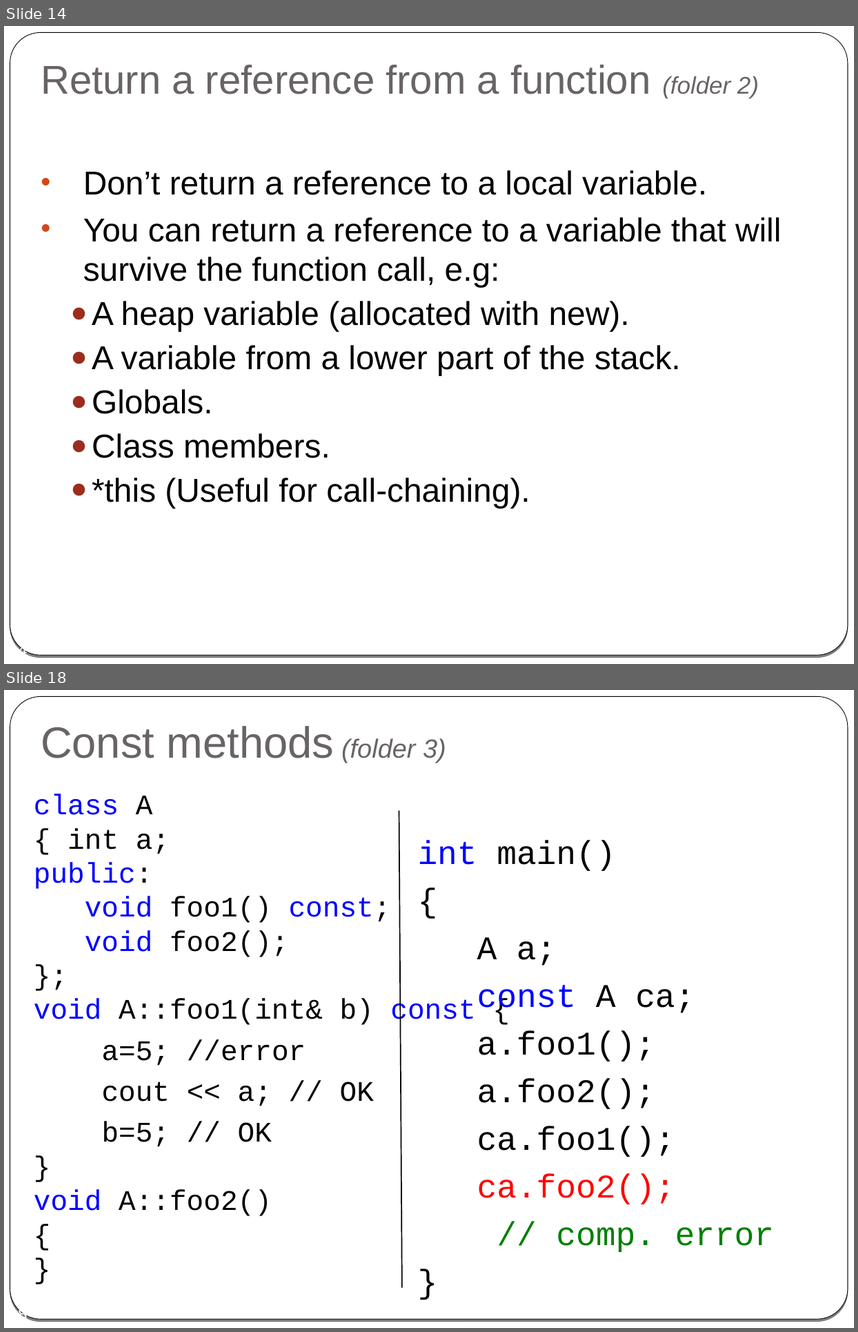
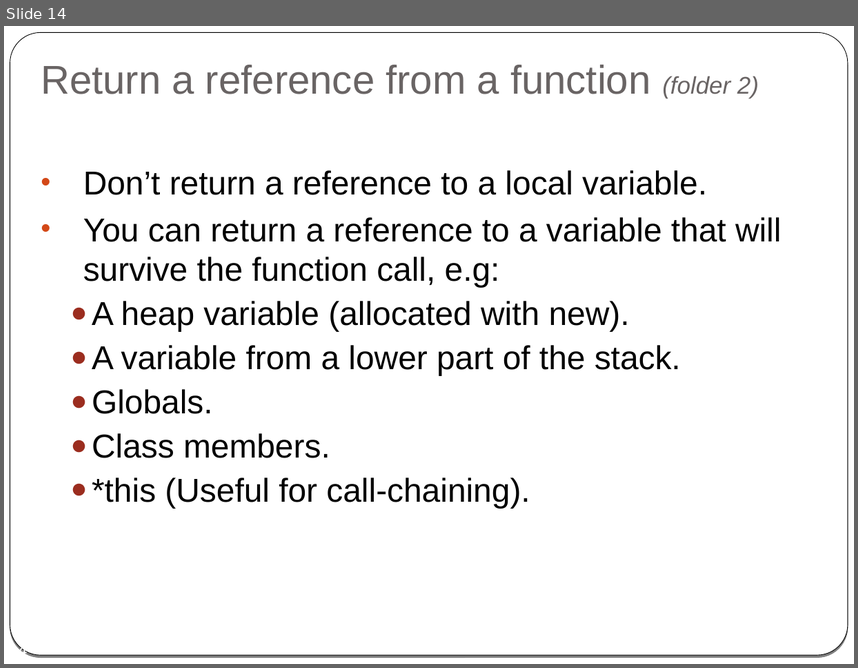
Before and after one commit to cpp-at-ariel/cpp-5779, a slide deck: 03-reference-const/slides-2-reference.odp. Shown one above the other, each under a label of ours: slides 14 and 18 before the commit, slide 14 after it; the slides between them are not shown. The pictures are 858x1332 and 858x668 pixels, drawn with LibreOffice and Linux fonts; fonts in the diff are those of the drawing. Boxes give left, top, right and bottom in pixels: in the first picture for what was removed or moved away, otherwise in the second. Text is boxed around its words. In the diff, an @@ line names an element or a change of style, - is before the commit and + after.

```diff
--- a/03-reference-const/slides-2-reference.odp
+++ b/03-reference-const/slides-2-reference.odp
@@ slide 18 removed at [4,690,854,1328], background gradient #000000 to #FFFFFF; not listed: 2 template elements that a slide beside it also shows @@
@@ title removed at [41,726,446,762] @@
-Const methods (folder 3)
@@ text removed at [34,793,475,1216] @@
-class A
-{ int a;
-public:
-void foo1() const;
-void foo2();
-};
-void A::foo1(int& b) const {
-a=5; //error
-cout << a; // OK
-b=5; // OK
-}
-void A::foo2()
-{
-}
@@ line removed from (399, 811) to (402, 1288) @@
@@ text removed at [418,840,775,1252] @@
-int main()
-{
-A a;
-const A ca;
-a.foo1();
-a.foo2();
-ca.foo1();
-ca.foo2();
-// comp. error
-}
@@ page number removed at [9,1306,27,1319] @@
-18
```
Also in this commit, not shown: 4 slides changed, 1 slide added, 8 other slides removed, 13 other files.
